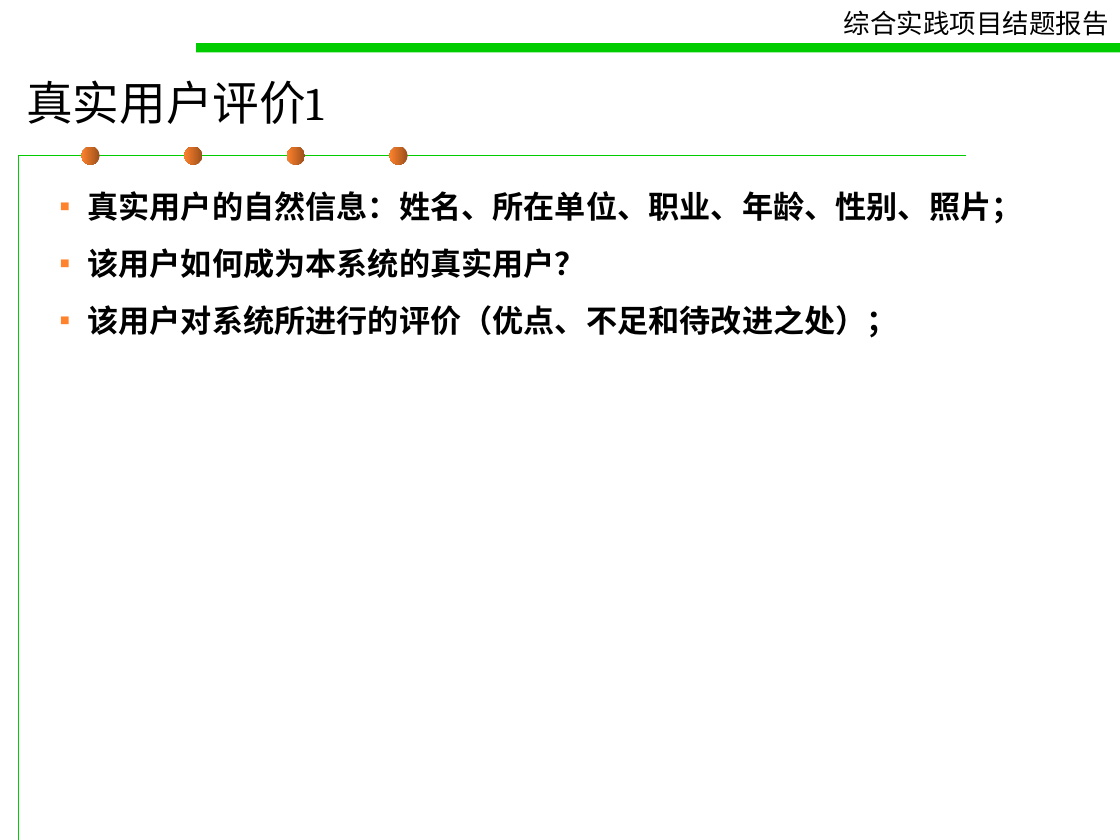
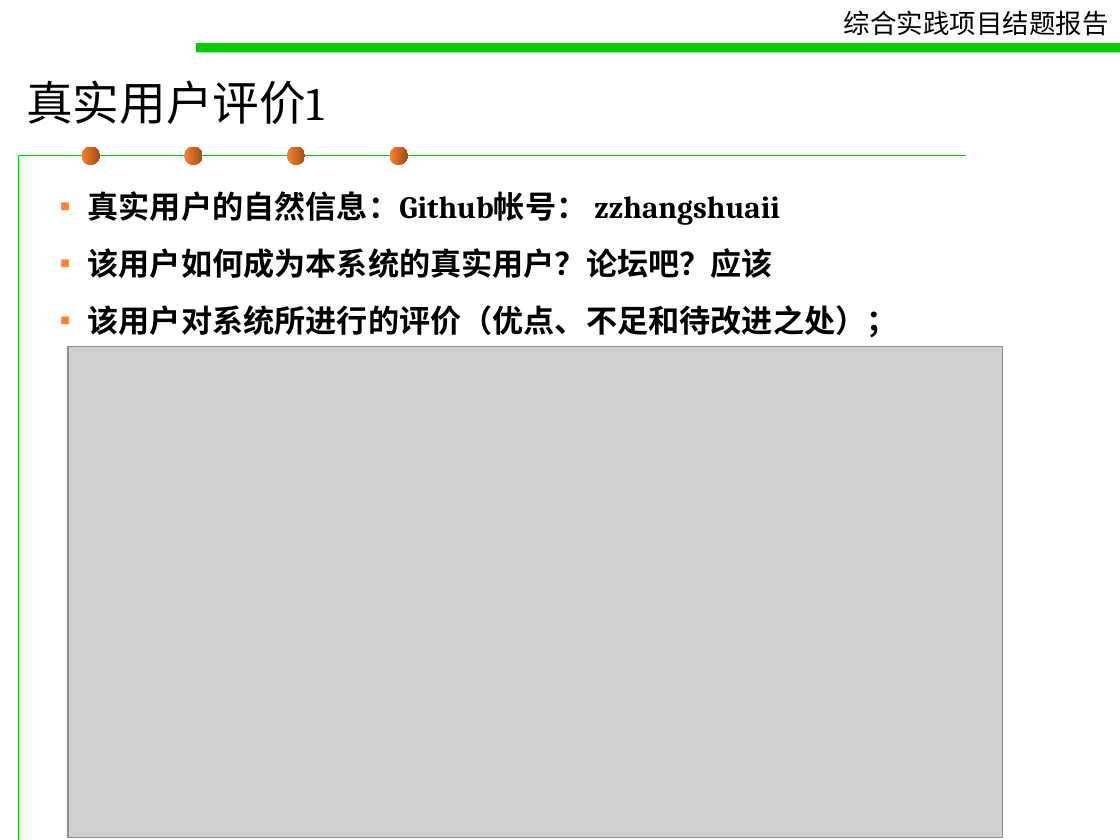
Before and after one commit to pokerG/Gmail-attachment-extension, a slide deck: slide 24 of doc/concludingreport.ppt (slide 21 before the commit). Drawn at 1120x840 pixels with LibreOffice and Linux fonts; fonts in the diff are those of the drawing; grey boxes stand for pictures. Boxes give left, top, right and bottom in pixels: in the first picture for what was removed or moved away, otherwise in the second. Text is boxed around its words. In the diff, an @@ line names an element or a change of style, - is before the commit and + after.

```diff
--- a/doc/concludingreport.ppt
+++ b/doc/concludingreport.ppt
@@ fill gradient #9B4F1B to #FF822D to gradient #FF822D to #9B4F1B in 4 elements at [82,147,100,165], [184,147,202,165], [287,147,305,165], [390,147,408,165] @@
@@ text at [88,191,780,278]: text changed @@
-▪ 真实用户的自然信息：姓名、所在单位、职业、年龄、性别、照片；
-▪ 该用户如何成为本系统的真实用户？
+▪ 真实用户的自然信息：Github帐号： zzhangshuaii
+▪ 该用户如何成为本系统的真实用户？论坛吧？应该
@@ picture added at [68,346,1004,838] @@
```
Also in this commit, not shown: 25 other slides changed, 3 slides added.
